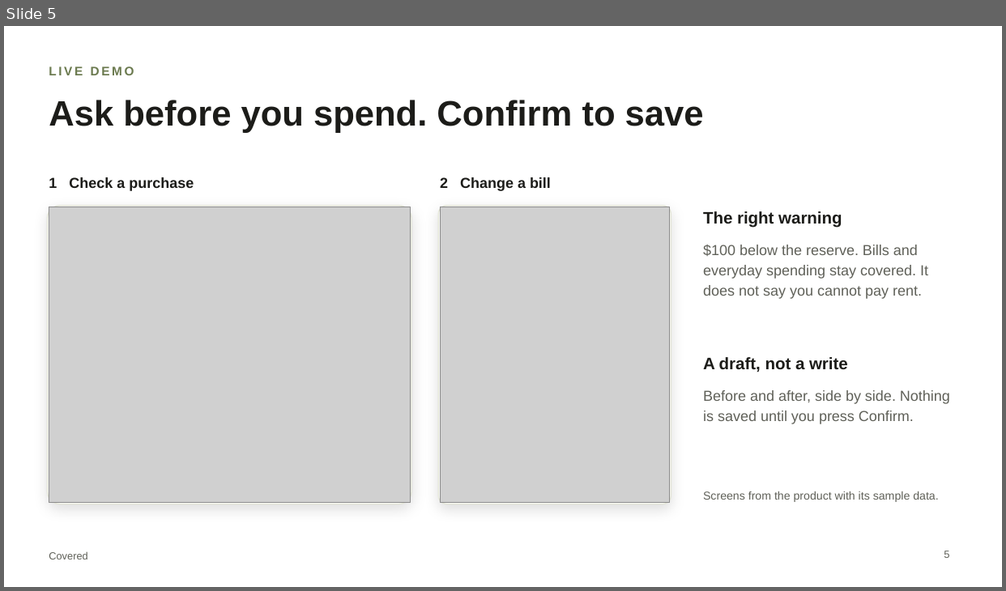
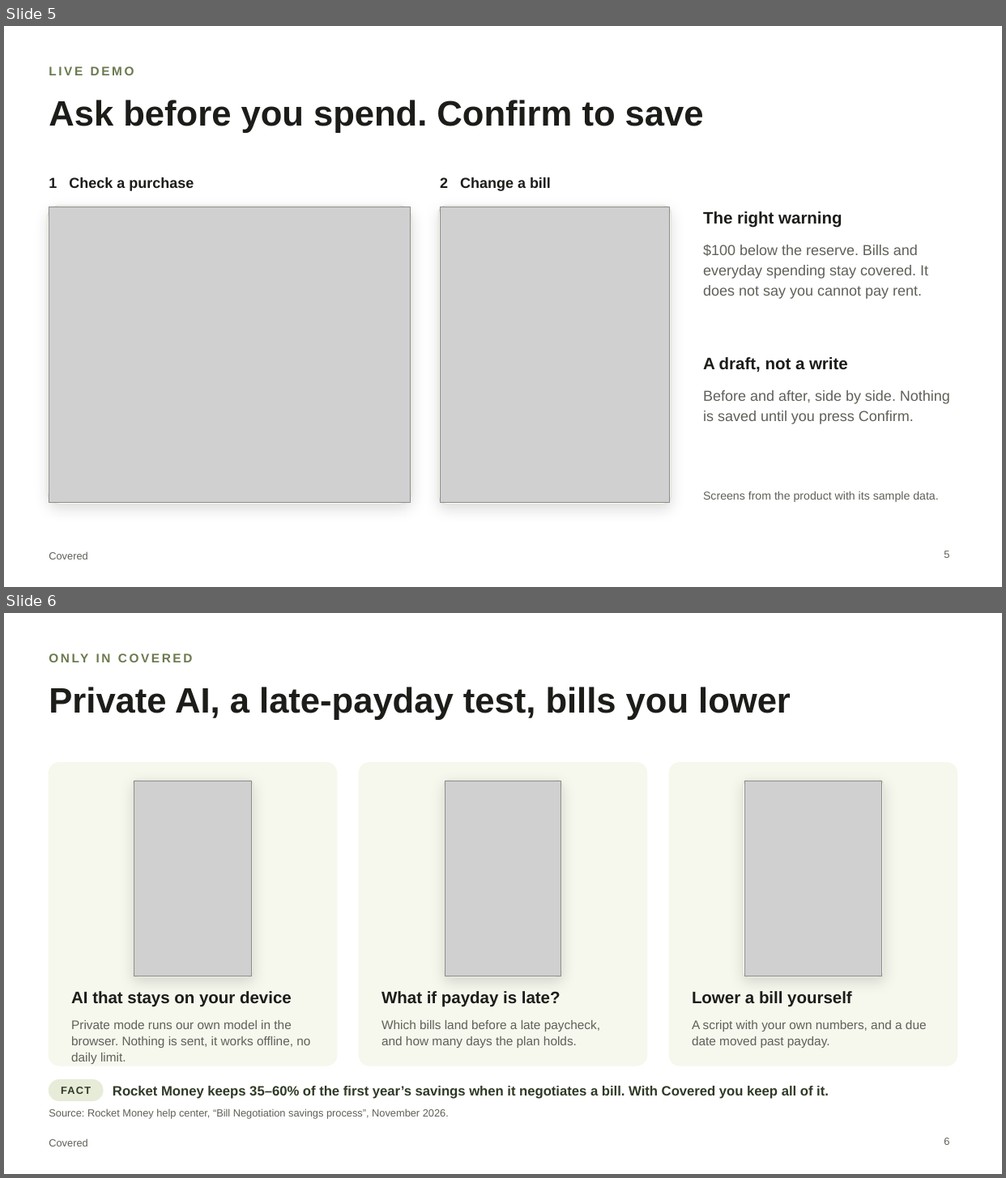
Before and after one commit to chinusoid/FractureTeam, a slide deck: pitch/covered-pitch.pptx. Shown one above the other, each under a label of ours: slide 5 before the commit, slides 5 and 6 after it. The pictures are 1006x591 and 1006x1178 pixels, drawn with LibreOffice and Linux fonts; fonts in the diff are those of the drawing; grey boxes stand for pictures. Boxes give left, top, right and bottom in pixels: in the first picture for what was removed or moved away, otherwise in the second. Text is boxed around its words. In the diff, an @@ line names an element or a change of style, - is before the commit and + after.

```diff
--- a/pitch/covered-pitch.pptx
+++ b/pitch/covered-pitch.pptx
@@ slide 6 added at (4, 613, 1002, 1174), background #FFFFFF; not listed: 1 template element that a slide beside it also shows @@
@@ text added at (49, 650, 648, 673), 12 pt, text #6B7A4F, bold @@
+ONLY IN COVERED
@@ title added at (49, 687, 791, 720), 34 pt, text #1C1C19, bold @@
+Private AI, a late-payday test, bills you lower
@@ rounded rectangle added at (49, 763, 336, 1066), fill #F6F7ED, outline #F6F7ED 1 pt @@
@@ rounded rectangle added at (133, 780, 253, 977), fill #FFFFFF, outline #E3E5D6 1 pt @@
@@ picture added at (134, 781, 251, 976) @@
@@ rounded rectangle added at (359, 763, 646, 1066), fill #F6F7ED, outline #F6F7ED 1 pt @@
@@ rounded rectangle added at (444, 780, 562, 977), fill #FFFFFF, outline #E3E5D6 1 pt @@
@@ picture added at (445, 781, 561, 976) @@
@@ rounded rectangle added at (670, 763, 957, 1066), fill #F6F7ED, outline #F6F7ED 1 pt @@
@@ rounded rectangle added at (743, 780, 884, 977), fill #FFFFFF, outline #E3E5D6 1 pt @@
@@ picture added at (744, 781, 882, 976) @@
@@ text added at (71, 991, 292, 1007), 16 pt, text #1C1C19, bold @@
+AI that stays on your device
@@ text added at (381, 991, 560, 1007), 16 pt, text #1C1C19, bold @@
+What if payday is late?
@@ text added at (692, 991, 852, 1007), 16 pt, text #1C1C19, bold @@
+Lower a bill yourself
@@ text added at (71, 1020, 310, 1064), 12 pt, text #5F6058 @@
+Private mode runs our own model in the browser. Nothing is sent, it works offline, no daily limit.
@@ text added at (381, 1020, 600, 1048), 12 pt, text #5F6058 @@
+Which bills land before a late paycheck, and how many days the plan holds.
@@ text added at (692, 1020, 927, 1048), 12 pt, text #5F6058 @@
+A script with your own numbers, and a due date moved past payday.
@@ rounded rectangle added at (49, 1080, 103, 1101), fill #E7ECD9, outline #E7ECD9 1 pt @@
@@ text added at (61, 1087, 91, 1094), 10 pt, text #2F3A26, bold @@
+FACT
@@ text added at (113, 1086, 829, 1099), 13 pt, text #2F3A26, bold @@
+Rocket Money keeps 35–60% of the first year’s savings when it negotiates a bill. With Covered you keep all of it.
@@ text added at (49, 1109, 449, 1119), 10 pt, text #5F6058 @@
+Source: Rocket Money help center, “Bill Negotiation savings process”, November 2026.
@@ page number added at (944, 1138, 949, 1145), 10 pt, text #5F6058 @@
+6
```
Also in this commit, not shown: 2 slides changed, 16 other files.
